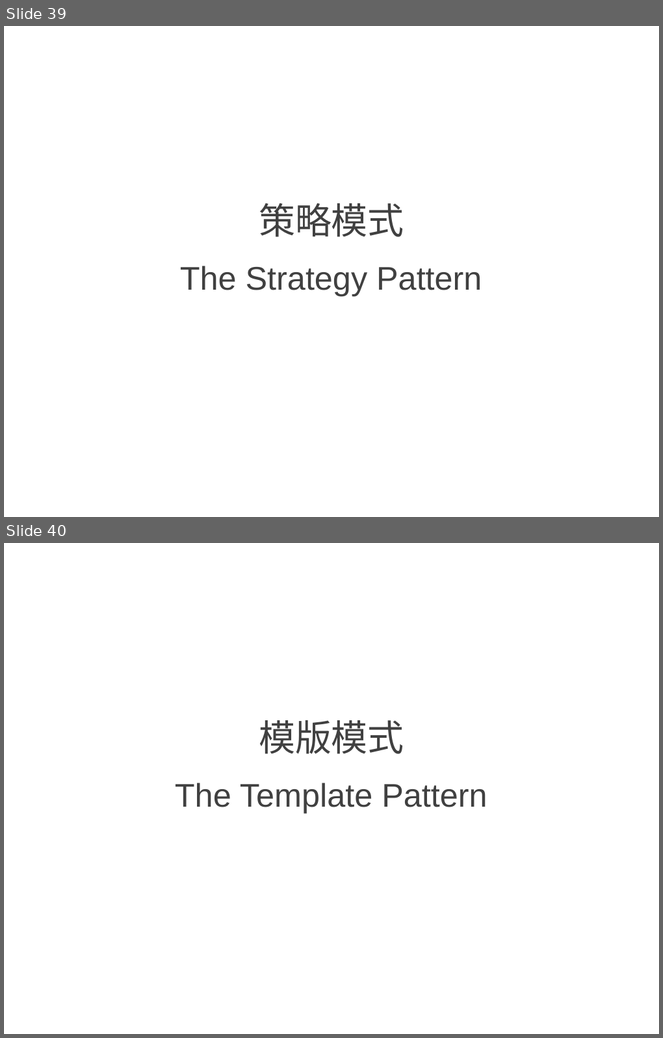
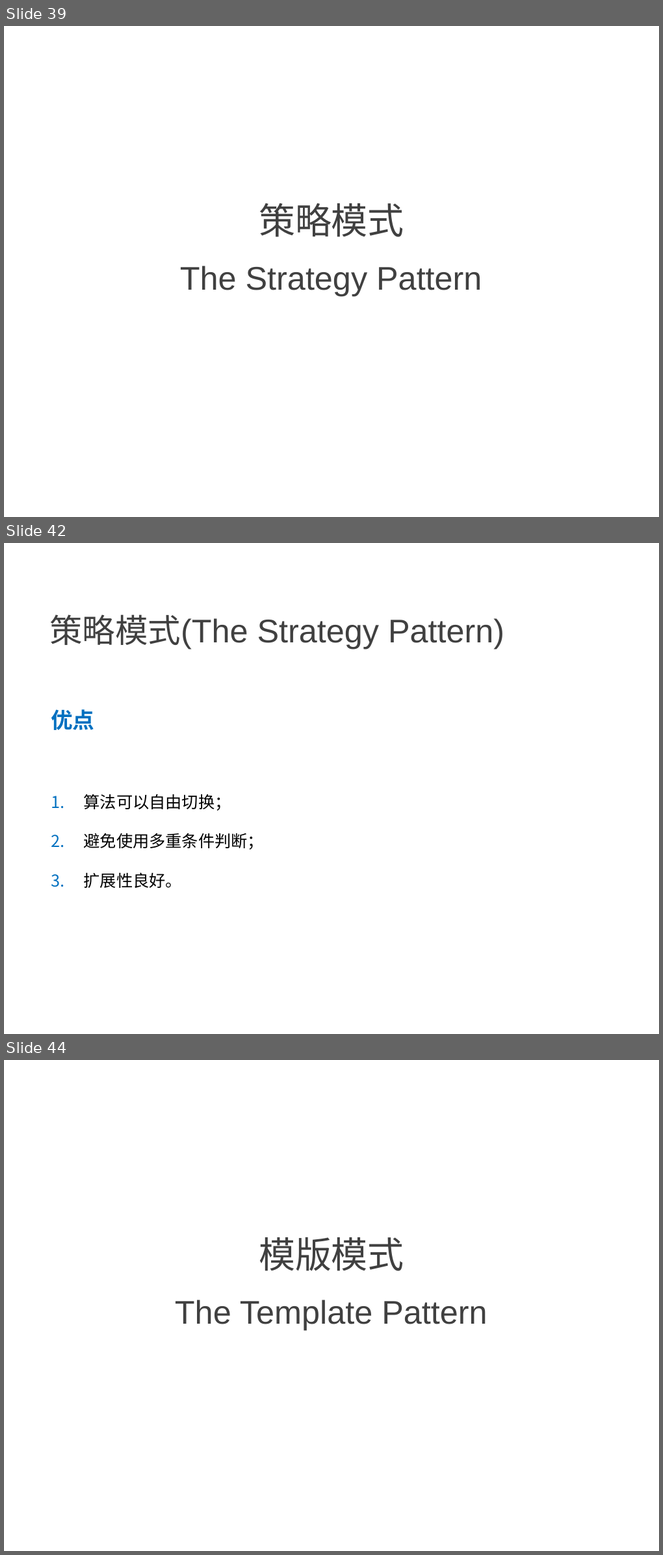
Before and after one commit to NewGr8Player/My-PPT, a slide deck: Design pattern/4.设计模式-行为型模式.pptx. Shown one above the other, each under a label of ours: slides 39 and 40 before the commit, slides 39, 42 and 44 after it; the slides between them are not shown. The pictures are 663x1038 and 663x1555 pixels, drawn with LibreOffice and Linux fonts; fonts in the diff are those of the drawing. Boxes give left, top, right and bottom in pixels: in the first picture for what was removed or moved away, otherwise in the second. Text is boxed around its words. In the diff, an @@ line names an element or a change of style, - is before the commit and + after.

Commit message:
Add     - 策略模式(The Strategy Pattern)     - 模版模式(The Template Pattern)

```diff
--- a/Design pattern/4.设计模式-行为型模式.pptx
+++ b/Design pattern/4.设计模式-行为型模式.pptx
@@ slide 42 added at [4, 543, 659, 1034], background #FFFFFF @@
@@ text added at [50, 615, 504, 650], 36 pt, text #404040 @@
+策略模式(The Strategy Pattern)
@@ text added at [51, 709, 264, 888], 18 pt, text #000000 @@
+优点
+1. 算法可以自由切换；
+2. 避免使用多重条件判断；
+3. 扩展性良好。
@@ what was slide 40 is now slide 44 @@
```
Also in this commit, not shown: 7 other slides added.
